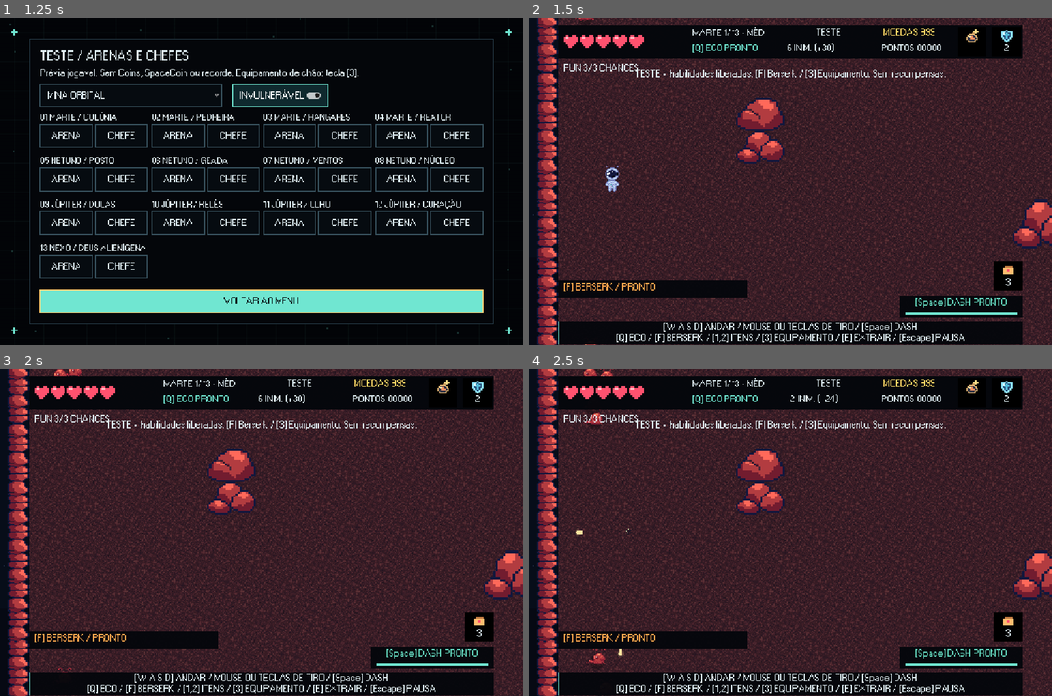
Above: before the commit, frames 1-4 (two rows, left to right).
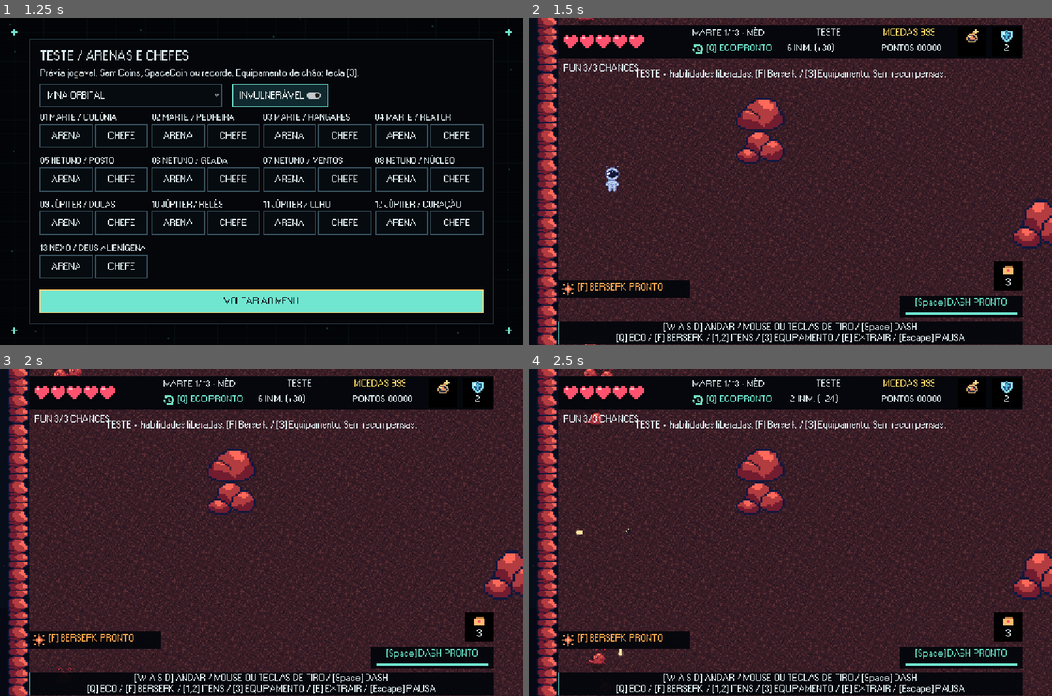
Above: after the commit, the same moments.

Repository: Honorato1337/Noctir
Game: Godot game, scene res://scenes/main.tscn
The game is run twice, just before and just after one commit, with the same random seed, the same clock (stepped at 60 frames per second) and the same inputs. Sound files missing from this copy of the repository are replaced by a short silence.
Inputs (mouse positions are in pixels of both pictures, inside the frame that each line leads up to):
- Up to frame 1 (1.25 s): click "TESTE" at 0.5 s
- Up to frame 2 (1.5 s): click "ARENA" at 1.25 s
- Up to frame 3 (2 s): no input
- Up to frame 4 (2.5 s): tap Enter (ui_accept) at 2, 2.27 s; move the mouse to (905, 516) at 2.02 s; hold D (right) from 2.03 s (still down); tap Down (aim_down) at 2.1 s; click (905, 516) at 2.17 s; tap Left (aim_left) at 2.3 s

Frame 1 is identical in both runs. In frame 2, 1.0% of the frame differs, in the area x 6-47%, y 8-86%; in frame 3, 1.0%; in frame 4, 1.0%.

Commit message:
Adiciona recarga de Berserk e Eco no infinito com HUD compacta

Diff:
--- /dev/null
+++ b/assets/icons/berserk.svg
@@ -0,0 +1 @@
+<svg xmlns="http://www.w3.org/2000/svg" width="16" height="16" viewBox="0 0 16 16" shape-rendering="crispEdges"><path fill="#ffad70" d="M7 0h2v4H7zM7 12h2v4H7zM0 7h4v2H0zM12 7h4v2h-4zM1 1h3v3H1zM12 1h3v3h-3zM1 12h3v3H1zM12 12h3v3h-3z"/><path fill="#ff704d" d="M6 4h4v2h2v4h-2v2H6v-2H4V6h2z"/><path fill="#ffe7a3" d="M7 6h2v4H7zM6 7h4v2H6z"/></svg>
--- /dev/null
+++ b/assets/icons/echo.svg
@@ -0,0 +1 @@
+<svg xmlns="http://www.w3.org/2000/svg" width="16" height="16" viewBox="0 0 16 16" shape-rendering="crispEdges"><path fill="#71e4c5" d="M5 1h6v2h3v3h1v5h-2V6h-2V4H6v2H2V1h2v2h1zM1 8h2v4h3v1h5v-2h3v4h-2v-1h-1v1H5v-2H2v-2H1z"/><path fill="#b6fff0" d="M7 5h2v4h3v2H7z"/></svg>
--- a/project.godot
+++ b/project.godot
@@ -11,7 +11,7 @@
 [application]
 
 config/name="One More Orbit"
-config/version="0.1.7"
+config/version="0.1.8"
 config/use_custom_user_dir.windows=true
 config/custom_user_dir_name.windows="Godot/app_userdata/NOCTIR- One More Orbit"
 run/main_scene="res://scenes/main.tscn"
--- a/scenes/ui/hud.tscn
+++ b/scenes/ui/hud.tscn
@@ -4,6 +4,9 @@
 [ext_resource type="Script" uid="uid://cvkl0sl8p8ic6" path="res://scripts/hud.gd" id="2"]
 
 [ext_resource type="Script" path="res://scripts/heart_meter.gd" id="3_hearts"]
+
+[ext_resource type="Texture2D" path="res://assets/icons/berserk.svg" id="4_berserk"]
+[ext_resource type="Texture2D" path="res://assets/icons/echo.svg" id="5_echo"]
 
 [sub_resource type="StyleBoxFlat" id="DashFill"]
 bg_color = Color(0.44, 0.9, 0.82, 1)
@@ -102,7 +105,7 @@
 [node name="Echo" type="Label" parent="." unique_id=720818781]
 unique_name_in_owner = true
 layout_mode = 0
-offset_left = 360.0
+offset_left = 390.0
 offset_top = 56.0
 offset_right = 560.0
 offset_bottom = 84.0
@@ -376,15 +379,15 @@
 unique_name_in_owner = true
 offset_left = 64.0
 offset_top = 578.0
-offset_right = 480.0
+offset_right = 354.0
 offset_bottom = 616.0
 mouse_filter = 2
 color = Color(0.018, 0.026, 0.045, 0.96)
 [node name="BerserkStatus" type="Label" parent="BerserkCard"]
 unique_name_in_owner = true
-offset_left = 12.0
+offset_left = 42.0
 offset_top = 4.0
-offset_right = 404.0
+offset_right = 284.0
 offset_bottom = 34.0
 mouse_filter = 2
 theme_override_font_sizes/font_size = 22
@@ -424,3 +427,23 @@
 custom_minimum_size = Vector2(0, 50)
 text = "[E] EMBARCAR"
 theme_override_font_sizes/font_size = 22
+
+[node name="BerserkIcon" type="TextureRect" parent="BerserkCard"]
+offset_left = 8.0
+offset_top = 5.0
+offset_right = 36.0
+offset_bottom = 33.0
+mouse_filter = 2
+texture = ExtResource("4_berserk")
+expand_mode = 1
+stretch_mode = 5
+
+[node name="EchoIcon" type="TextureRect" parent="."]
+offset_left = 360.0
+offset_top = 56.0
+offset_right = 384.0
+offset_bottom = 80.0
+mouse_filter = 2
+texture = ExtResource("5_echo")
+expand_mode = 1
+stretch_mode = 5
--- a/scripts/game.gd
+++ b/scripts/game.gd
@@ -139,6 +139,10 @@
 var travel_clock := 0.0
 const RUN_CHANCES := 3
 var run_chances_left := RUN_CHANCES
+const ENDLESS_BERSERK_COOLDOWN := 90.0
+const ENDLESS_ECHO_COOLDOWN := 45.0
+var berserk_cd := 0.0
+var echo_cd := 0.0
 var berserk_used := false
 
 func _ready() -> void:
@@ -217,6 +221,8 @@
 	run_difficulty = mode if DIFFICULTIES.has(mode) and not as_practice else "medium"
 	survival.reset(self)
 	berserk_used = false
+	berserk_cd = 0
+	echo_cd = 0
 	run_chances_left = RUN_CHANCES
 	contracts.enabled = not smoke_mode and not practice_mode and run_difficulty != "easy"
 	menu_intro_completed = true
@@ -331,6 +337,10 @@
 	if state == "ended" and Input.is_action_just_pressed("restart"):
 		restart_current_run()
 	if state == "playing":
+		if run_mode == "endless":
+			berserk_cd = maxf(0,berserk_cd-delta)
+			echo_cd = maxf(0,echo_cd-delta)
+			if echo_cd <= 0: player.rewind_ready = true
 		elapsed += delta
 		environment_clock += delta
 		if planet_index == 1 and fmod(environment_clock, 7.0) >= 3.5 and fmod(environment_clock - delta, 7.0) < 3.5:
@@ -1180,13 +1190,16 @@
 	return practice_mode or int(progression.abilities.berserk) > 0
 
 func activate_berserk() -> bool:
-	if state != "playing" or not is_instance_valid(player) or berserk_used:
+	if state != "playing" or not is_instance_valid(player):
+		return false
+	if (run_mode == "endless" and (berserk_cd > 0 or player.berserk_time > 0)) or (run_mode != "endless" and berserk_used):
 		return false
 	if not can_use_berserk():
 		message = "Desbloqueie BERSERK na aba Habilidades da Loja."
 		message_time = 2
 		return false
 	berserk_used = true
+	if run_mode == "endless": berserk_cd = ENDLESS_BERSERK_COOLDOWN
 	player.berserk_time = 6.0
 	player.cooldown = 0
 	play_sfx("overdrive")
--- a/scripts/hud.gd
+++ b/scripts/hud.gd
@@ -55,7 +55,7 @@
 		%ExtractHeader.text = game.extraction_name() + " PRONTO / EMBARQUE" if near_rover else "EXTRAÇÃO DISPONÍVEL"
 		var touch_hint := "TOQUE EM IR" if game.extraction_vehicle() == "rocket" else "TOQUE EM ROVER"
 		%ExtractHint.text = ((touch_hint if touch else "[%s] EMBARCAR" % game.controls.hint("interact")) + " / PRÓXIMO DESTINO") if near_rover else "SIGA A SETA ATÉ O " + game.extraction_name()
-	%MiniTutorial.visible = game.room == 0 and game.state in ["playing", "exit"] and not touch
+	%MiniTutorial.visible = game.room == 0 and game.state in ["playing", "exit"] and not touch and (game.run_mode != "endless" or game.elapsed < 10)
 	$MiniTutorial/Instructions.text = game.controls.tutorial()
 	%ScreenFlash.visible = (game.state == "playing" and game.flash > 0) or game.state == "cleared"
 	%ScreenFlash.color = Color(1,0.08,0.12,game.extraction_pulse()) if game.state == "cleared" else Color(0.3, 0.9, 0.9, minf(game.flash * 0.4, 0.25))
@@ -64,7 +64,12 @@
 	%BerserkCard.visible = game.state in ["playing", "paused"] and game.can_use_berserk() and not touch
 	%DashCard.visible = game.state in ["playing", "paused"] and not touch
 	if is_instance_valid(game.player):
-		%BerserkStatus.text = "[%s] BERSERK / %.1fs" % [game.controls.hint("berserk"), game.player.berserk_time] if game.player.berserk_time > 0 else ("BERSERK USADO / PRÓXIMA RUN" if game.berserk_used else "[%s] BERSERK / PRONTO" % game.controls.hint("berserk"))
+		%BerserkStatus.modulate = Color.WHITE
+		%Echo.modulate = Color.WHITE
+		%BerserkStatus.text = "[%s] BERSERK %.1fs" % [game.controls.hint("berserk"), game.player.berserk_time] if game.player.berserk_time > 0 else ("BERSERK USADO" if game.berserk_used else "[%s] BERSERK PRONTO" % game.controls.hint("berserk"))
+		if game.run_mode == "endless":
+			%BerserkStatus.text = "[%s] BERSERK %s" % [game.controls.hint("berserk"),"ATIVO" if game.player.berserk_time > 0 else ("%ds" % ceili(game.berserk_cd) if game.berserk_cd > 0 else "PRONTO")]
+			%BerserkStatus.modulate = Color("b6c4d6") if game.berserk_cd > 0 and game.player.berserk_time <= 0 else Color.WHITE
 		var remaining: float = maxf(0, game.player.dash_cd)
 		%DashStatus.text = "[%s] DASH PRONTO" % game.controls.hint("dash") if remaining <= 0 else "[%s] DASH %.1fs" % [game.controls.hint("dash"), remaining]
 		%DashStatus.modulate = Color("71e4c5") if remaining <= 0 else Color("b6c4d6")
@@ -72,3 +77,7 @@
 		%Health.active = game.state == "playing"
 		%Health.set_health(game.player.health, game.player.max_health)
 		%Echo.text = "[%s] ECO " % game.controls.hint("rewind") + ("PRONTO" if game.player.rewind_ready else "USADO")
+
+		if game.run_mode == "endless":
+			%Echo.text = "[%s] ECO %s" % [game.controls.hint("rewind"),"%ds" % ceili(game.echo_cd) if game.echo_cd > 0 else "PRONTO"]
+			%Echo.modulate = Color("b6c4d6") if game.echo_cd > 0 else Color.WHITE
--- a/scripts/player.gd
+++ b/scripts/player.gd
@@ -167,7 +167,7 @@
 	return directions
 
 func rewind() -> void:
-	if not rewind_ready or history.size() < 60:
+	if game.state != "playing" or not rewind_ready or history.size() < 60 or (game.run_mode == "endless" and game.echo_cd > 0):
 		return
 	game.play_sfx("echo", position)
 	var first: Dictionary = history[0]
@@ -181,6 +181,7 @@
 	game.time_left += clock - float(first.t)
 	history.clear()
 	rewind_ready = false
+	if game.run_mode == "endless": game.echo_cd = game.ENDLESS_ECHO_COOLDOWN
 	immunity = 1.2
 	game.flash = 0.65
 	game.message = "ECO ATIVO • seu passado luta com você"
--- a/scripts/touch_controls.gd
+++ b/scripts/touch_controls.gd
@@ -1,5 +1,6 @@
 extends Control
 
+const ABILITY_ICONS = {"berserk":preload("res://assets/icons/berserk.svg"),"rewind":preload("res://assets/icons/echo.svg")}
 var game: Node2D
 var fingers: Dictionary = {}
 var left_id := -1
@@ -100,6 +101,13 @@
 			text = "%.1f" % game.player.dash_cd
 		elif action == "berserk" and is_instance_valid(game.player):
 			text = "%.0fs" % game.player.berserk_time if game.player.berserk_time > 0 else ("USADO" if game.berserk_used else "BERS")
+		if action in ABILITY_ICONS:
+			draw_texture_rect(ABILITY_ICONS[action],Rect2(point-Vector2(10,29),Vector2(20,20)),false)
+			point.y += 7
+			if game.run_mode == "endless":
+				var cd: float = game.berserk_cd if action == "berserk" else game.echo_cd
+				text = "%ds" % ceili(cd) if cd > 0 else ("BERS" if action == "berserk" else "ECO")
+				if action == "berserk" and game.player.berserk_time > 0: text = "ATIVO"
 		if action in ["slot_one", "slot_two", "slot_three"]:
 			var kind: String = game.deployables.inventory if action == "slot_three" else game.loot.slots[0 if action == "slot_one" else 1]
 			if game.loot.ICONS.has(kind):
--- /dev/null
+++ b/tests/ability_cooldowns.gd
@@ -0,0 +1,63 @@
+extends SceneTree
+var failures := 0
+func _initialize() -> void: call_deferred("run")
+func check(ok: bool, detail: String) -> void:
+	print(("PASS: " if ok else "FAIL: ")+detail)
+	if not ok: failures += 1
+func seed_echo(player: Node2D) -> void:
+	player.history.clear()
+	for i in 60:
+		player.history.append({"pos":player.position,"health":player.health,"t":float(i)/60,"shots":[],"damage":1.0})
+func run() -> void:
+	var game = load("res://scenes/main.tscn").instantiate()
+	game.smoke_mode = true
+	root.add_child(game)
+	game.set_physics_process(false)
+	game.progression.abilities.berserk = 1
+	game.start_run(false,0,"medium","endless")
+	game.player.set_physics_process(false)
+	check(game.activate_berserk() and game.berserk_cd == 90, "infinite Berserk starts ninety-second cooldown")
+	check(not game.activate_berserk(), "Berserk cannot bypass cooldown")
+	seed_echo(game.player)
+	game.player.rewind()
+	check(game.echo_cd == 45 and not game.player.rewind_ready, "infinite Echo starts forty-five-second cooldown")
+	seed_echo(game.player)
+	game.player.rewind()
+	check(game.player.history.size() == 60, "Echo cannot bypass cooldown")
+	for state: String in ["paused","death","shop"]:
+		game.state = state
+		game.shop_left = 20
+		game._physics_process(1)
+		check(game.berserk_cd == 90 and game.echo_cd == 45, "cooldowns freeze during "+state)
+	game.state = "playing"
+	game._physics_process(10)
+	check(game.berserk_cd == 80 and game.echo_cd == 35, "only combat advances cooldowns")
+	game.survival.start_wave()
+	check(game.berserk_cd == 80 and game.echo_cd == 35, "new horde preserves cooldowns")
+	game.player.berserk_time = 0
+	game.get_node("UI/HUD").update_game(game)
+	var hud = game.get_node("UI/HUD")
+	check(hud.get_node("Echo").text.contains("35s") and hud.get_node("BerserkCard/BerserkStatus").text.contains("80s"), "compact HUD shows both remaining times")
+	if "--preview" in OS.get_cmdline_user_args():
+		for frame in 3: await process_frame
+		await RenderingServer.frame_post_draw
+		root.get_texture().get_image().save_png("res://docs/preview-ability-cooldowns.png")
+	game._physics_process(35)
+	check(game.player.rewind_ready and game.echo_cd == 0 and game.berserk_cd == 45, "Echo recharges before Berserk")
+	game._physics_process(45)
+	check(game.activate_berserk(), "Berserk can be used again in same run")
+	seed_echo(game.player)
+	game.player.rewind()
+	check(game.echo_cd == 45, "Echo can be used again in same run")
+	game.restart_current_run()
+	check(game.berserk_cd == 0 and game.echo_cd == 0, "new run clears cooldowns")
+	game.start_run()
+	check(game.activate_berserk(), "campaign Berserk first activation works")
+	game.player.berserk_time = 0
+	check(not game.activate_berserk() and game.berserk_cd == 0, "campaign keeps once-per-run Berserk")
+	seed_echo(game.player)
+	game.player.rewind()
+	check(not game.player.rewind_ready and game.echo_cd == 0, "campaign keeps once-per-arena Echo")
+	game.queue_free()
+	await process_frame
+	quit(failures)
Not shown, added: assets/icons/berserk.svg.import
Not shown, added: assets/icons/echo.svg.import
Binary file added: docs/preview-ability-cooldowns.png
Not shown, changed: export_presets.cfg
Not shown, added: tests/ability_cooldowns.gd.uid
Not shown, changed: README.md
Not shown, changed: docs/EXPORTACAO.md
